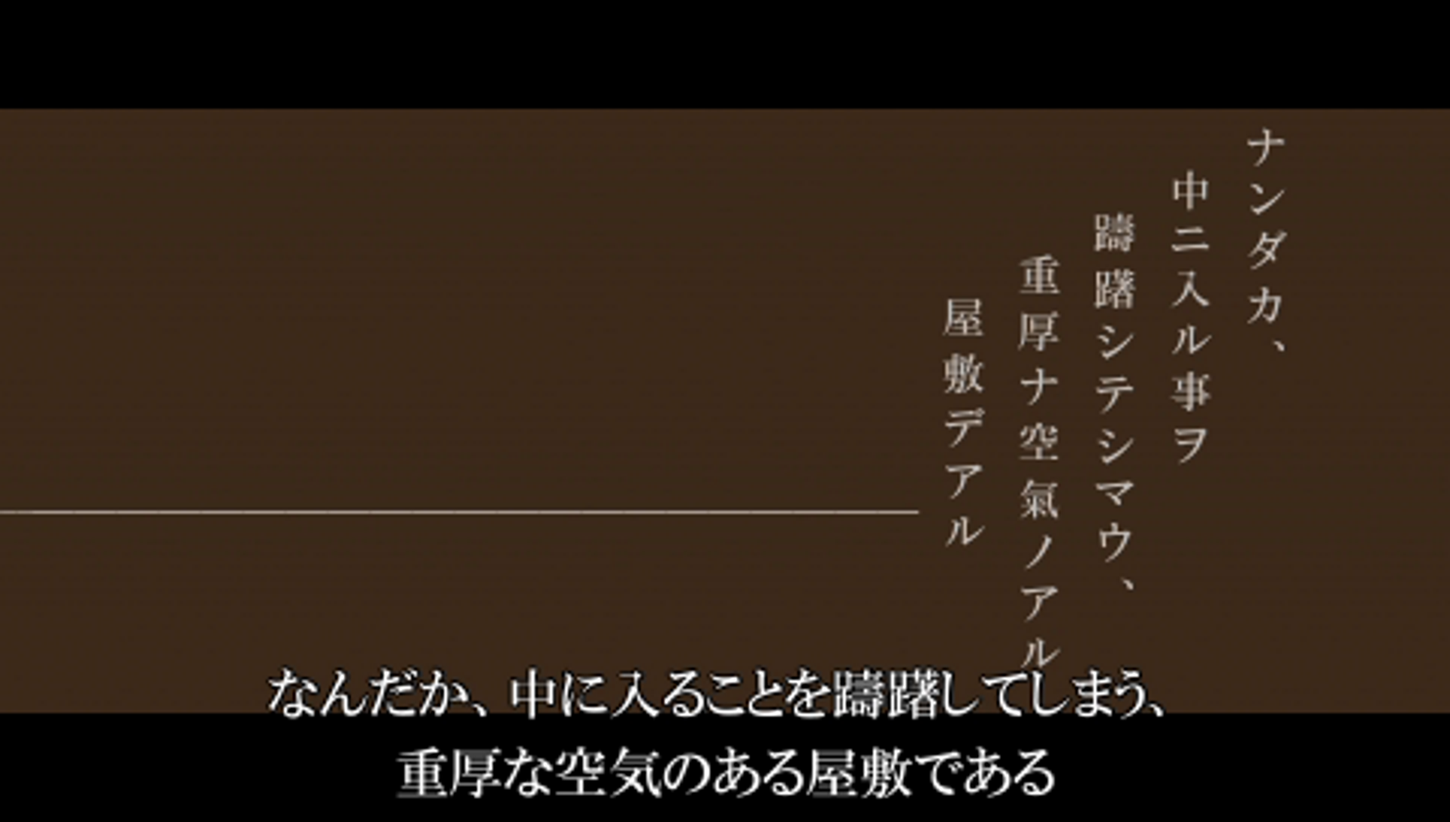
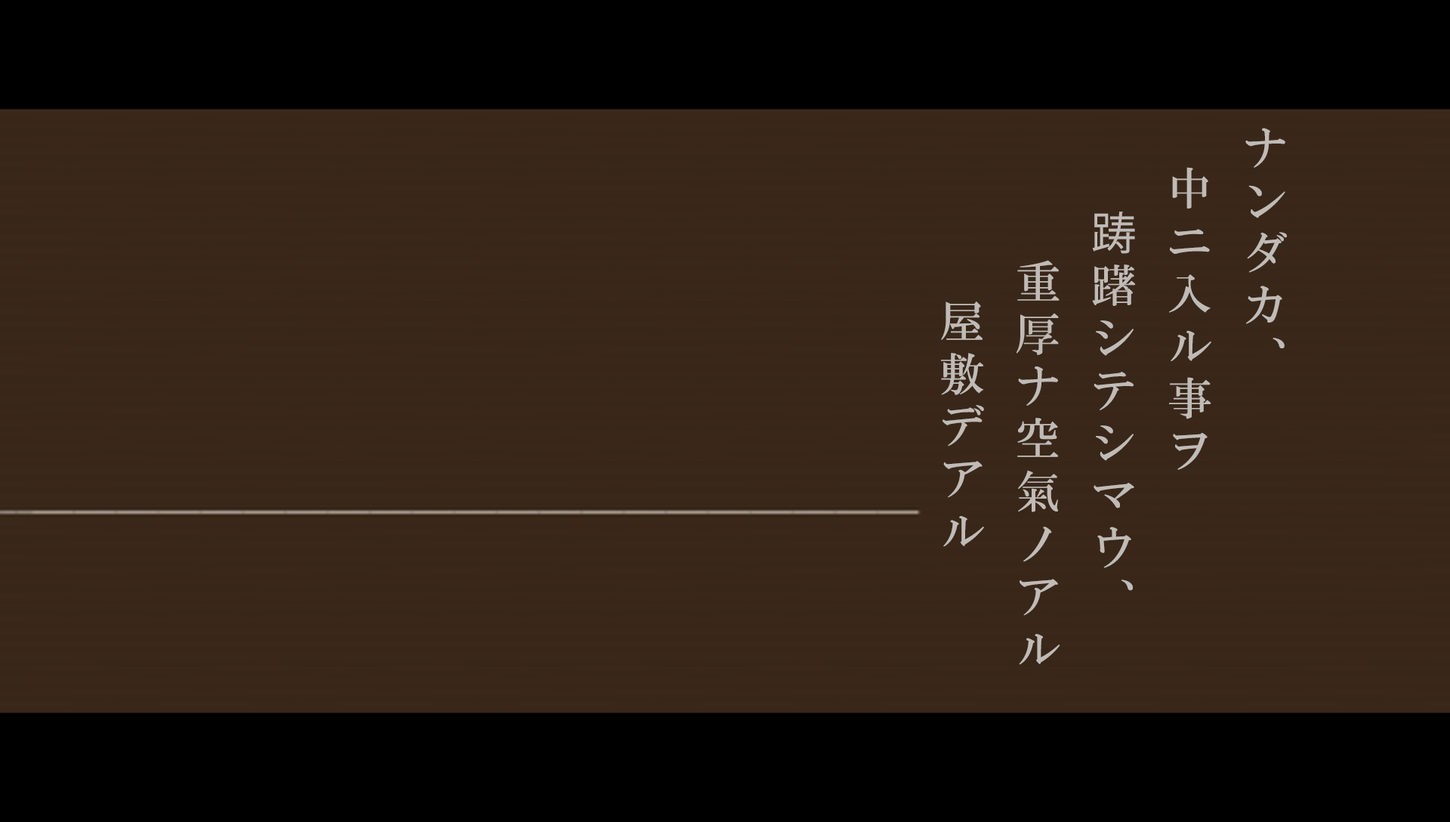
Layered file, before and after one edit (1450px x 822px). Changes by layer:
added layer "ナンダカ、 中ニ入ル事ヲ 踌躇シテシマウ、 重厚ナ空氣ノアル 屋敷デアル" above "Layer 2" over left=940, top=127, right=1287, bottom=665
showed "Layer 2", painted on it over left=0, top=107, right=1450, bottom=800
